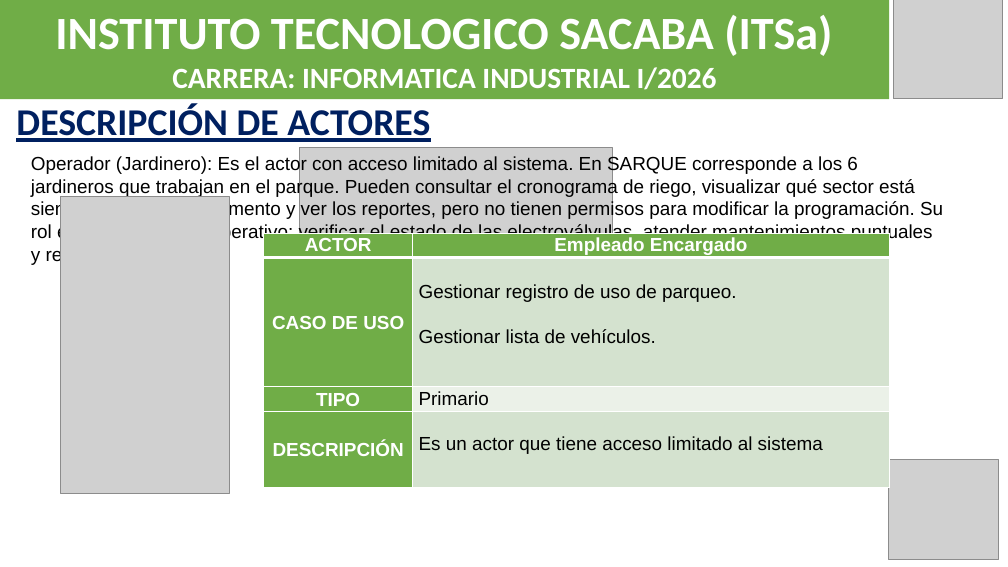
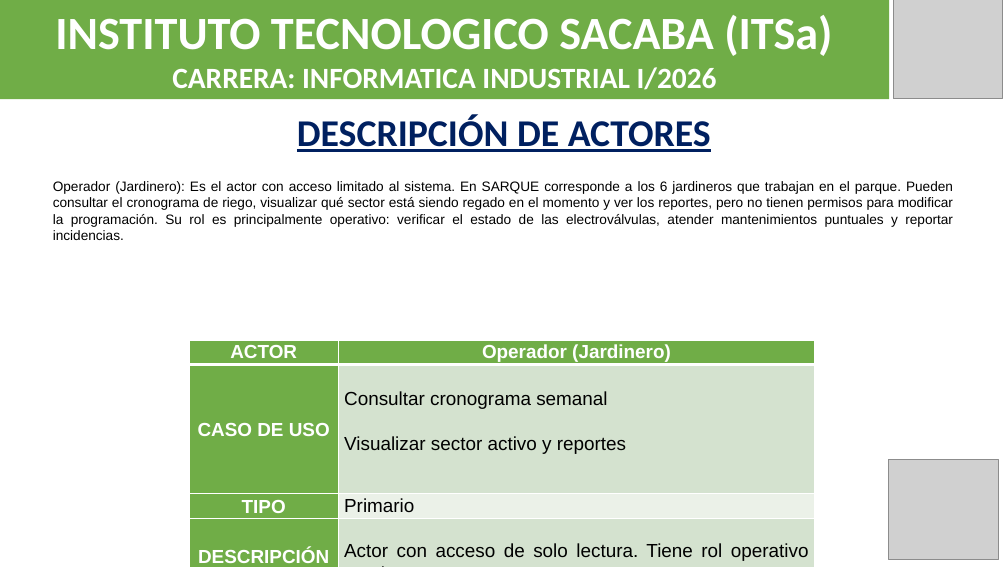
Before and after one commit to Jose12300552/quinta-verde-flow, a slide deck: slide 9 of PRESENTACION_SARQUE.pptx. Drawn at 1008x567 pixels with LibreOffice and Linux fonts; fonts in the diff are those of the drawing; grey boxes stand for pictures. Boxes give left, top, right and bottom in pixels: in the first picture for what was removed or moved away, otherwise in the second. Text is boxed around its words. In the diff, an @@ line names an element or a change of style, - is before the commit and + after.

```diff
--- a/PRESENTACION_SARQUE.pptx
+++ b/PRESENTACION_SARQUE.pptx
@@ text "DESCRIPCIÓN DE ACTORES": place and size @@
-text "DESCRIPCIÓN DE ACTORES" at box(16, 104, 430, 142)
+text "DESCRIPCIÓN DE ACTORES" at box(297, 115, 711, 152)
@@ text "DESCRIPCIÓN DE ACTORES" at box(297, 115, 711, 152): alignment left to centre @@
@@ picture removed at box(300, 148, 613, 479) @@
@@ text "Operador (Jardinero): Es el actor ...": place and size @@
-text "Operador (Jardinero): Es el actor ..." at box(31, 155, 943, 265)
+text "Operador (Jardinero): Es el actor ..." at box(53, 181, 953, 240)
@@ text "Operador (Jardinero): Es el actor ..." at box(53, 181, 953, 240): size 18 to 13 pt; alignment left to justified @@
@@ picture removed at box(60, 197, 228, 493) @@
@@ table at box(189, 340, 815, 567) @@
-row 1, column 2: Empleado Encargado
+row 1, column 2: Operador (Jardinero)
-row 2, column 2: Gestionar registro de uso de parqueo. / Gestionar lista de vehículos.
+row 2, column 2: Consultar cronograma semanal / Visualizar sector activo y reportes
-row 4, column 2: Es un actor que tiene acceso limitado al sistema
+row 4, column 2: Actor con acceso de solo lectura. Tiene rol operativo en el parque.
@@ table: place and size @@
-table at box(263, 233, 889, 488)
+table at box(189, 340, 815, 567)
```
Also in this commit, not shown: 21 other slides changed, 2 other files.
